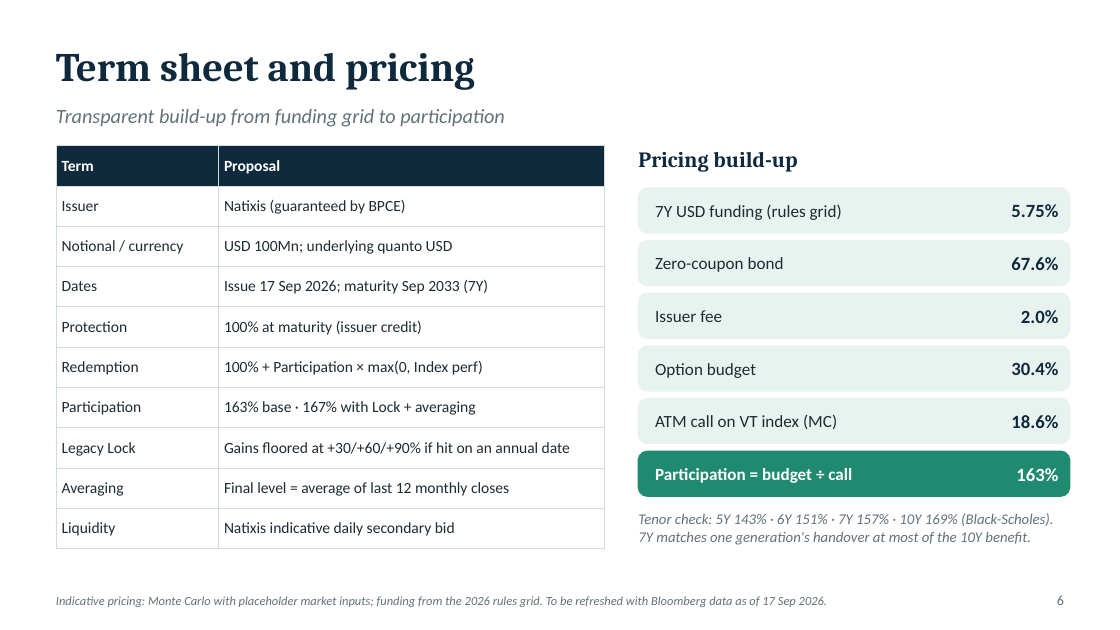
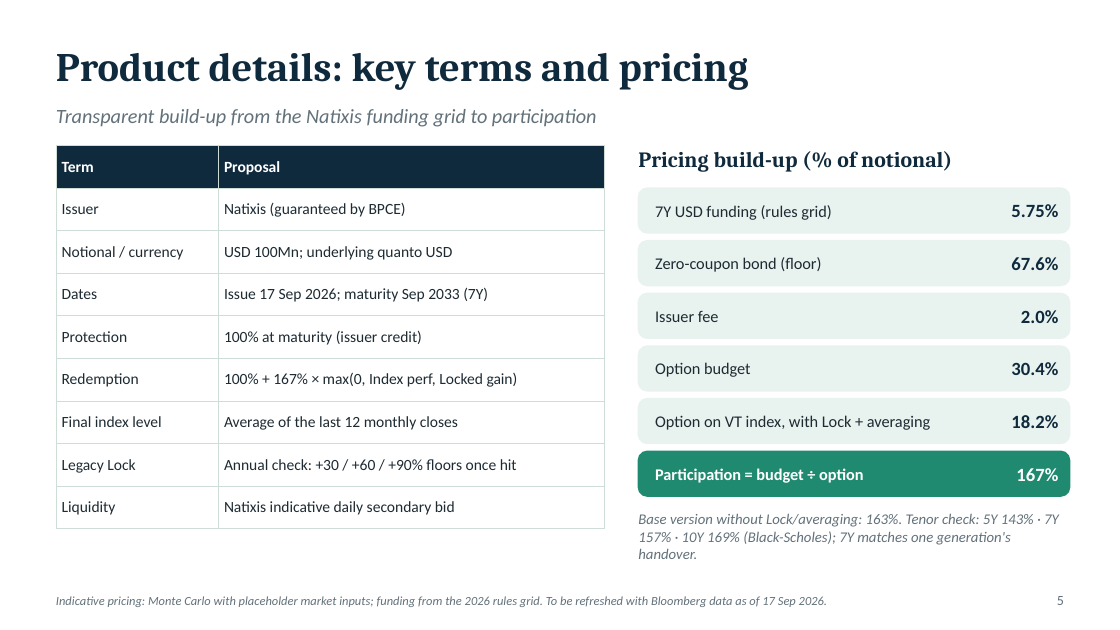
Before and after one commit to benjaminlhl/natixis-case-comp, a slide deck: slide 7 of deck/Asia-Digital-Bridge-Note.pptx (slide 8 before the commit). Drawn at 1120x630 pixels with LibreOffice and Linux fonts; fonts in the diff are those of the drawing. Boxes give left, top, right and bottom in pixels: in the first picture for what was removed or moved away, otherwise in the second. Text is boxed around its words. In the diff, an @@ line names an element or a change of style, - is before the commit and + after.

```diff
--- a/deck/Asia-Digital-Bridge-Note.pptx
+++ b/deck/Asia-Digital-Bridge-Note.pptx
@@ text at (56,53,749,90): text changed @@
-Term sheet and pricing
+Product details: key terms and pricing
@@ text at (56,109,597,127): text changed @@
-Transparent build-up from funding grid to participation
+Transparent build-up from the Natixis funding grid to participation
@@ table at (56,146,605,519) @@
-row 6: Redemption | 100% + Participation × max(0, Index perf)
-row 7: Participation | 163% base · 167% with Lock + averaging
-row 8: Legacy Lock | Gains floored at +30/+60/+90% if hit on an annual date
-row 9: Averaging | Final level = average of last 12 monthly closes
+row 6: Redemption | 100% + 167% × max(0, Index perf, Locked gain)
+row 7: Final index level | Average of the last 12 monthly closes
+row 8: Legacy Lock | Annual check: +30 / +60 / +90% floors once hit
@@ text at (638,151,952,172): text changed @@
-Pricing build-up
+Pricing build-up (% of notional)
@@ text at (655,257,821,272): text changed; size 11 to 10.5 pt @@
-Zero-coupon bond
+Zero-coupon bond (floor)
@@ size 11 to 10.5 pt in 3 elements at (655,205,831,220), (655,311,719,322), (655,362,751,377) @@
@@ text at (655,415,930,430): text changed; size 11 to 10.5 pt @@
-ATM call on VT index (MC)
+Option on VT index, with Lock + averaging
@@ text at (1011,415,1058,428): text changed @@
-18.6%
+18.2%
@@ text at (655,468,863,483): text changed; size 11 to 10.5 pt @@
-Participation = budget ÷ call
+Participation = budget ÷ option
@@ text at (1016,468,1058,481): text changed @@
-163%
+167%
@@ text at (638,513,1059,559): text changed @@
-Tenor check: 5Y 143% · 6Y 151% · 7Y 157% · 10Y 169% (Black-Scholes). 7Y matches one generation's handover at most of the 10Y benefit.
+Base version without Lock/averaging: 163%. Tenor check: 5Y 143% · 7Y 157% · 10Y 169% (Black-Scholes); 7Y matches one generation's handover.
@@ text at (1057,596,1064,605): text changed @@
-6
+5
```
Also in this commit, not shown: 5 other slides changed, 5 slides added, 4 slides removed, 1 other file.
